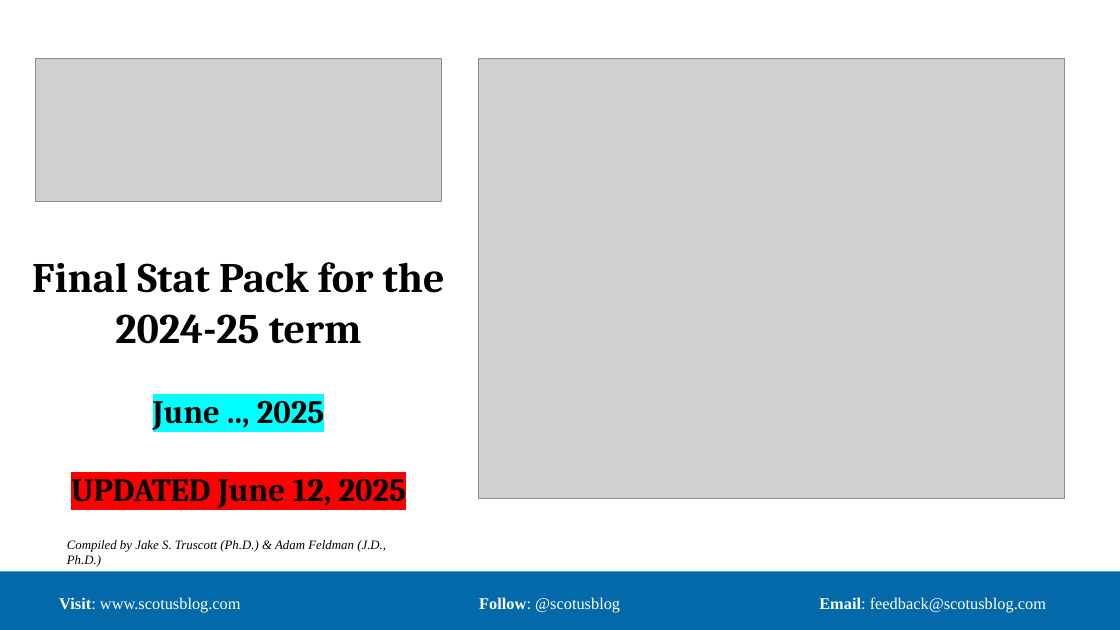
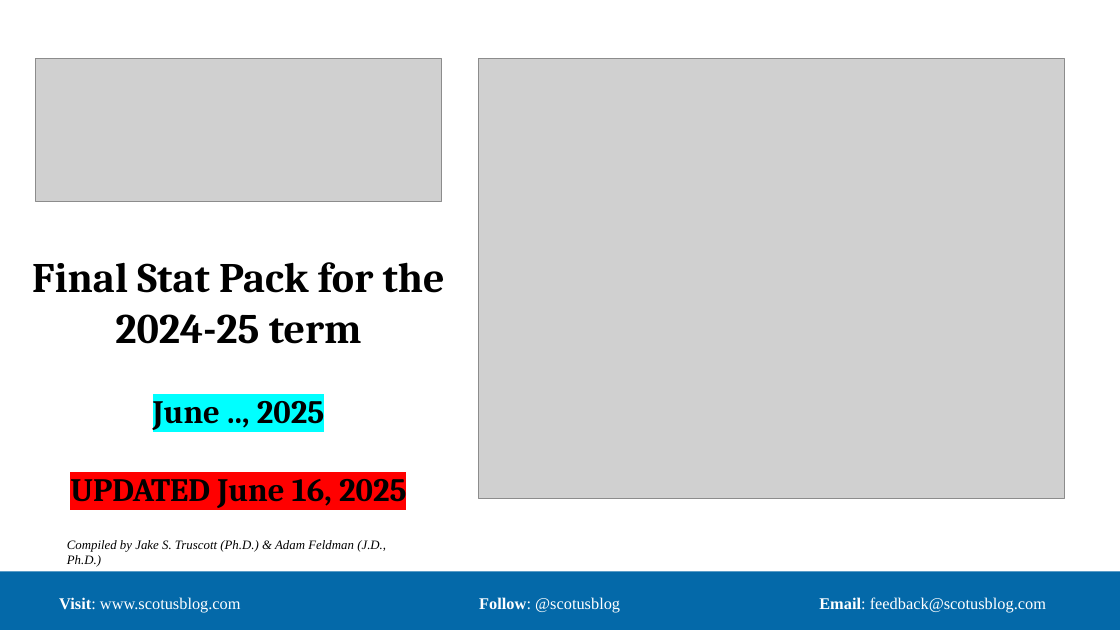
Before and after one commit to JakeTruscott/scotuswatch, a slide deck: slide 1 of Stat Reviews/OT24_StatReview/compilation/SCOTUSBlog/statpack_OT24.pptx. Drawn at 1120x630 pixels with LibreOffice and Linux fonts; fonts in the diff are those of the drawing; grey boxes stand for pictures. Boxes give left, top, right and bottom in pixels: in the first picture for what was removed or moved away, otherwise in the second. Text is boxed around its words. In the diff, an @@ line names an element or a change of style, - is before the commit and + after.

```diff
--- a/Stat Reviews/OT24_StatReview/compilation/SCOTUSBlog/statpack_OT24.pptx
+++ b/Stat Reviews/OT24_StatReview/compilation/SCOTUSBlog/statpack_OT24.pptx
@@ title at box(32, 262, 445, 508): text changed @@
-Final Stat Pack for the 2024-25 term
-June .., 2025
-UPDATED June 12, 2025
+Final Stat Pack for the 2024-25 term
+June .., 2025
+UPDATED June 16, 2025
```
Also in this commit, not shown: 1 other slide changed, 7 other files.
